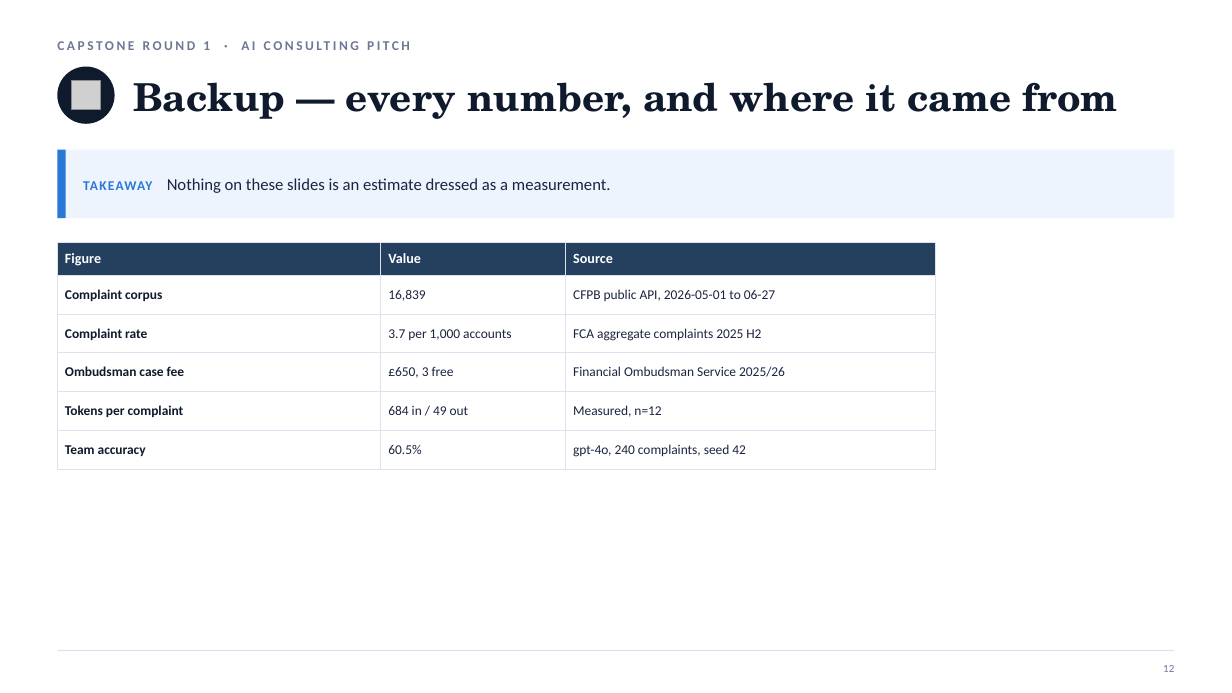
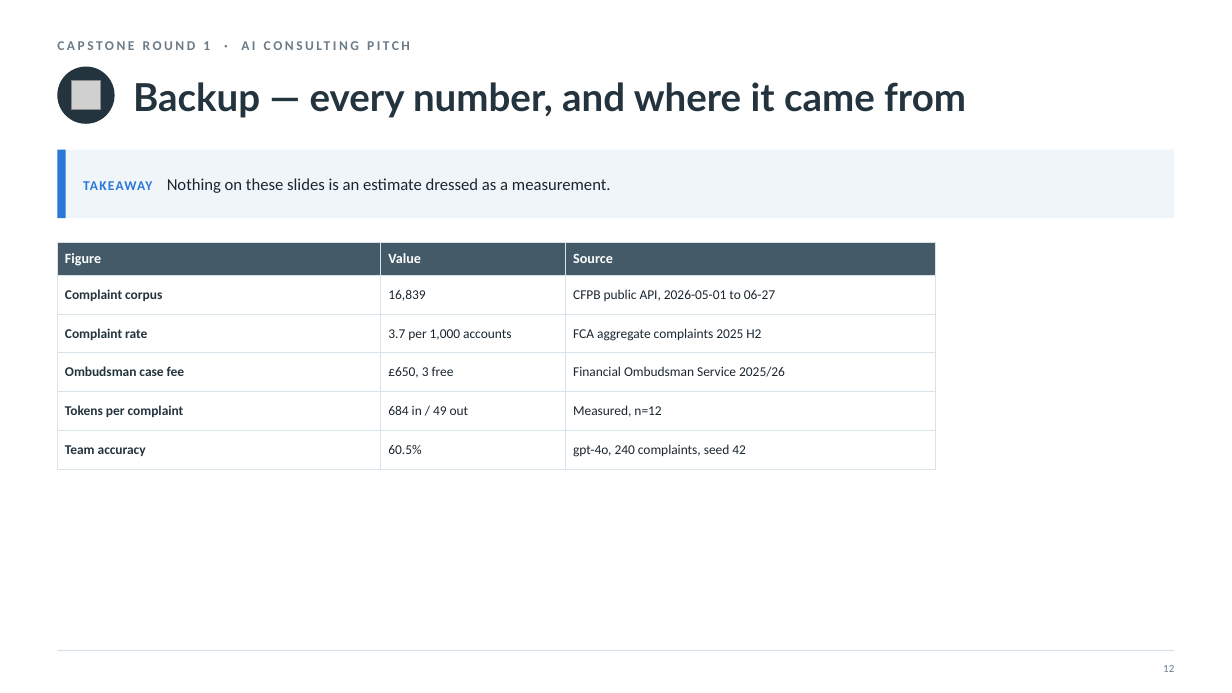
Before and after one commit to nyelugo/PROJECT-Capstone-AI-Consulting, a slide deck: slide 14 of presentation/round1_pitch.pptx. Drawn at 1232x693 pixels with LibreOffice and Linux fonts; fonts in the diff are those of the drawing; grey boxes stand for pictures. Boxes give left, top, right and bottom in pixels: in the first picture for what was removed or moved away, otherwise in the second. Text is boxed around its words. In the diff, an @@ line names an element or a change of style, - is before the commit and + after.

```diff
--- a/presentation/round1_pitch.pptx
+++ b/presentation/round1_pitch.pptx
@@ ellipse at box(57, 67, 115, 124): fill #0F1B2D to #24343F @@
@@ text "Backup — every number, and ..." at box(133, 82, 966, 118): font TeX Gyre Schola to Lato, text colour #0F1B2D to #24343F @@
@@ rectangle at box(57, 150, 1175, 218): fill #EDF4FE to #EFF5F9 @@
@@ text "TAKEAWAY Nothing on these slides ..." at box(83, 178, 611, 193): text colour #1C2440 to #1B2730 in "Nothing on these slides is an estimate ..." @@
@@ table at box(57, 242, 935, 461) @@
@@ fill #24405E to #445A69 in row 1 @@
@@ text colour #0F1B2D to #24343F in "Complaint corpus", "Complaint rate", "Ombudsman case fee", "Tokens per complaint" and 1 more places @@
@@ text colour #1C2440 to #1B2730 in "16,839", "CFPB public API, 2026-05-01 to 06-27", "3.7 per 1,000 accounts", "FCA aggregate complaints 2025 H2" and 6 more places @@
@@ borders changed @@
```
Also in this commit, not shown: 13 other slides changed, 2 other files.
